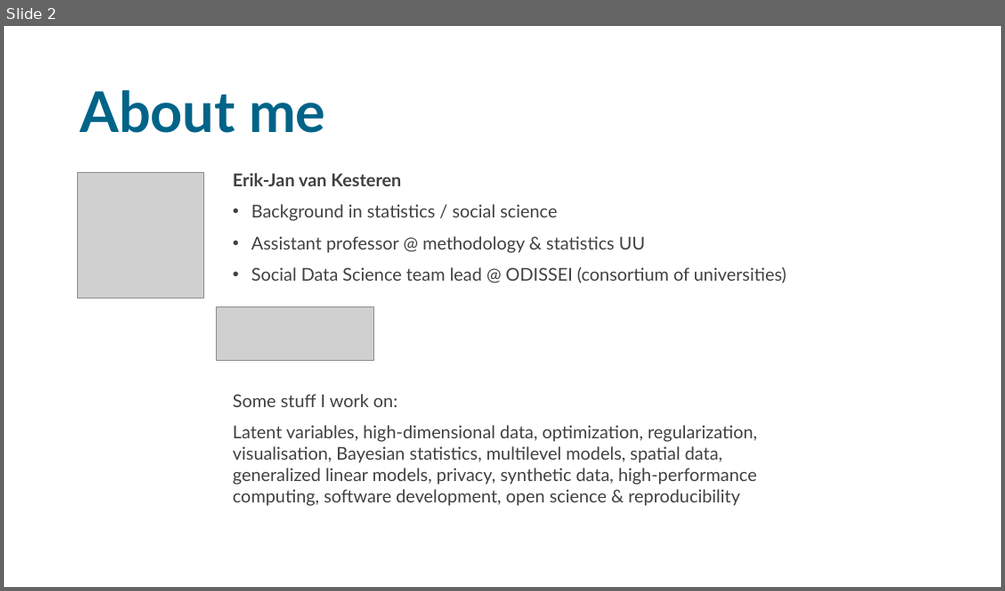
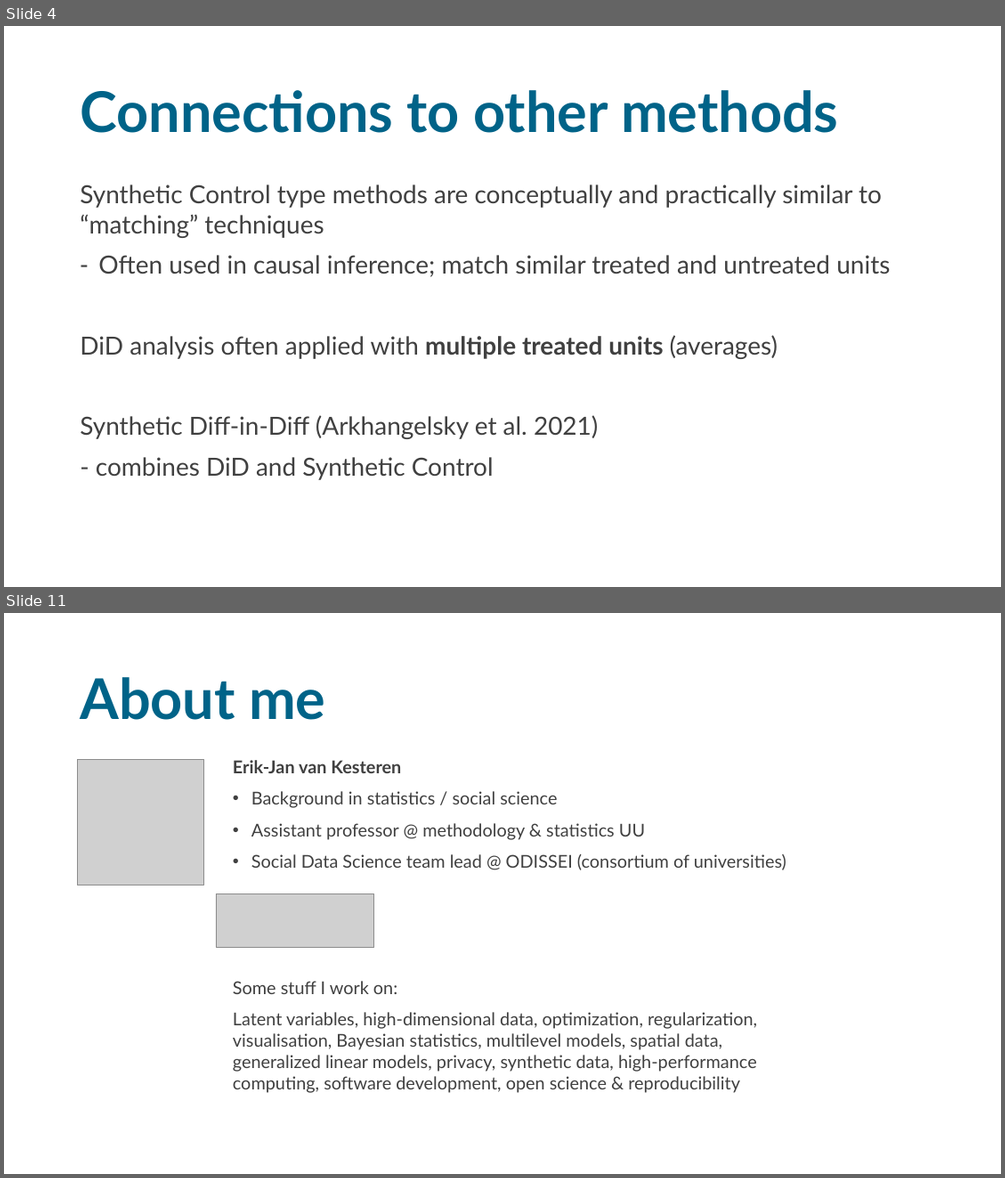
Before and after one commit to sodascience/workshop_causal_impact_assessment, a slide deck: lectures/05_discussion/discussion.pptx. Shown one above the other, each under a label of ours: slide 2 before the commit, slides 4 and 11 after it; the slides between them are not shown. The pictures are 1005x591 and 1005x1178 pixels, drawn with LibreOffice and Linux fonts; fonts in the diff are those of the drawing; grey boxes stand for pictures. Boxes give left, top, right and bottom in pixels: in the first picture for what was removed or moved away, otherwise in the second. Text is boxed around its words. In the diff, an @@ line names an element or a change of style, - is before the commit and + after.

```diff
--- a/lectures/05_discussion/discussion.pptx
+++ b/lectures/05_discussion/discussion.pptx
@@ slide 4 added at bbox=[4, 26, 1001, 587], background #FFFFFF @@
@@ title added at bbox=[80, 90, 839, 133], 54 pt, text #006388, bold @@
+Connections to other methods
@@ text added at bbox=[80, 184, 890, 480], 24 pt, text #404040 @@
+Synthetic Control type methods are conceptually and practically similar to “matching” techniques
+– Often used in causal inference; match similar treated and untreated units
+DiD analysis often applied with multiple treated units (averages)
+Synthetic Diff-in-Diff (Arkhangelsky et al. 2021)
+- combines DiD and Synthetic Control
@@ what was slide 2 is now slide 11 @@
```
Also in this commit, not shown: 9 other slides added, 2 slides removed, 8 other files.
